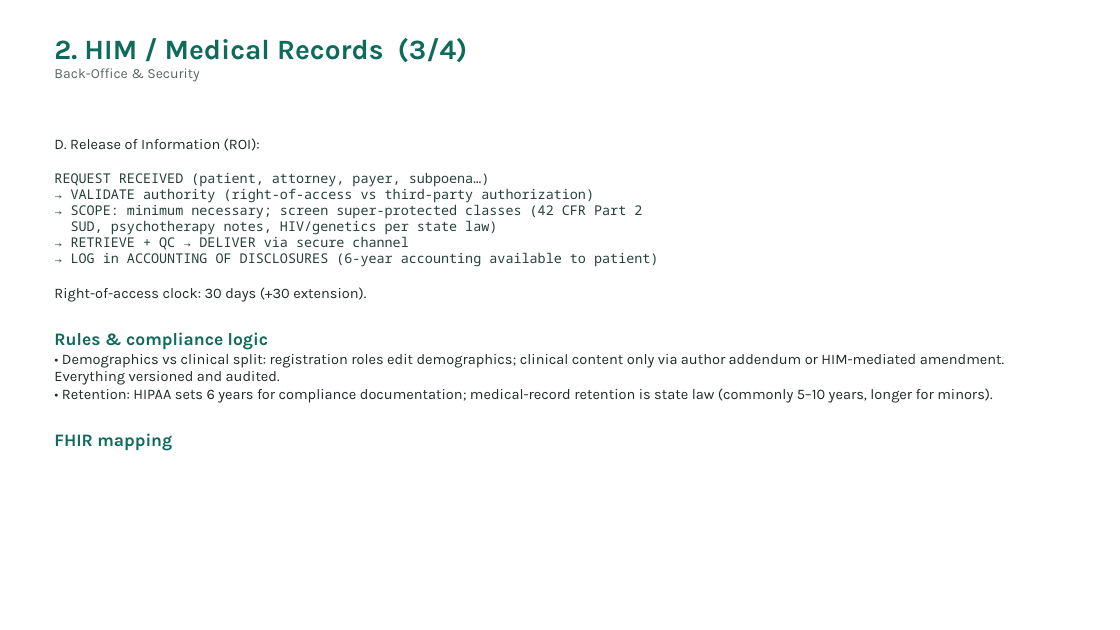
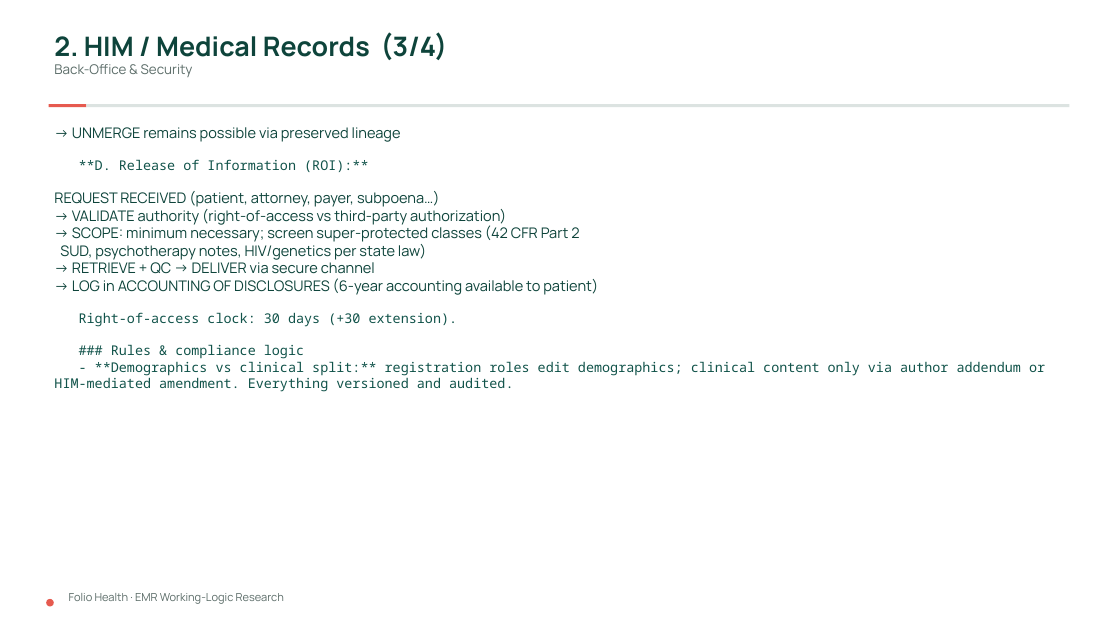
Before and after one commit to Folio-Health/Folio-Health-prototype, a slide deck: slide 45 of folio-health/docs/research/EMR-Working-Logic-Research.pptx (slide 43 before the commit). Drawn at 1120x630 pixels with LibreOffice and Linux fonts; fonts in the diff are those of the drawing. Boxes give left, top, right and bottom in pixels: in the first picture for what was removed or moved away, otherwise in the second. Text is boxed around its words. In the diff, an @@ line names an element or a change of style, - is before the commit and + after.

```diff
--- a/folio-health/docs/research/EMR-Working-Logic-Research.pptx
+++ b/folio-health/docs/research/EMR-Working-Logic-Research.pptx
@@ text "2. HIM / Medical Records ..." at box(54, 32, 448, 77): size 24 to 23 pt, text colour #0E6B5C to #0E443B in "2. HIM / Medical Records (3/4)"; font Karla to Manrope; size 12 to 11.5 pt, text colour #5A6663 to #5C6D69 in "Back-Office & Security" @@
@@ rectangle added at box(49, 104, 87, 108), fill #E65A4F @@
@@ rectangle added at box(87, 104, 1070, 108), fill #DCE3E1 @@
@@ text at box(72, 127, 401, 172): text changed; font Karla to Manrope; text colour #1F2A28 to #0E443B @@
-D. Release of Information (ROI):
+→ UNMERGE remains possible via preserved lineage
+**D. Release of Information (ROI):**
@@ text at box(54, 191, 598, 327): size 11.5 to 12.5 pt, font Noto Sans Mono to Manrope, text colour #27403B to #0E443B in "REQUEST RECEIVED (patient, attorney, payer, subpoena…)", "→ VALIDATE authority (right-of-access vs third-party authori ...", "→ SCOPE: minimum necessary; screen super-protected classes ...", "SUD, psychotherapy notes, HIV/genetics per state law)" and 2 more places; size 12.5 to 11.5 pt, font Karla to Noto Sans Mono, text colour #1F2A28 to #11534A in "Right-of-access clock: 30 days (+30 extension)." @@
@@ text at box(54, 344, 1045, 392): text changed; size 12.5 to 11.5 pt; font Karla to Noto Sans Mono; text colour #1F2A28 to #11534A @@
-Rules & compliance logic
-• Demographics vs clinical split: registration roles edit demographics; clinical content only via author addendum or HIM-mediated amendment. Everything versioned and audited.
-• Retention: HIPAA sets 6 years for compliance documentation; medical-record retention is state law (commonly 5–10 years, longer for minors).
-FHIR mapping
+### Rules & compliance logic
+- **Demographics vs clinical split:** registration roles edit demographics; clinical content only via author addendum or HIM-mediated amendment. Everything versioned and audited.
@@ ellipse added at box(46, 599, 54, 607), fill #E65A4F @@
@@ text added at box(69, 593, 284, 604), 9.5 pt, text #5C6D69 @@
+Folio Health · EMR Working-Logic Research
```
Also in this commit, not shown: 53 other slides changed, 3 slides added, 2 other files.
